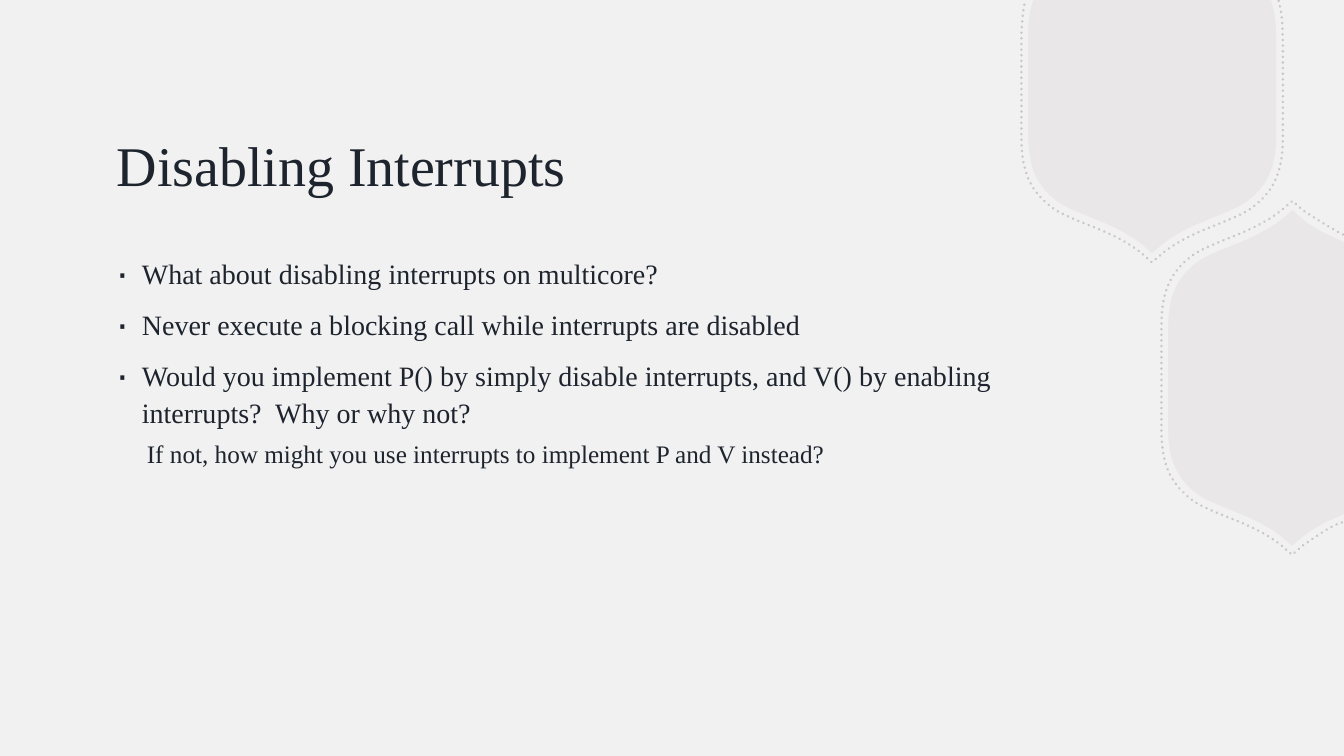
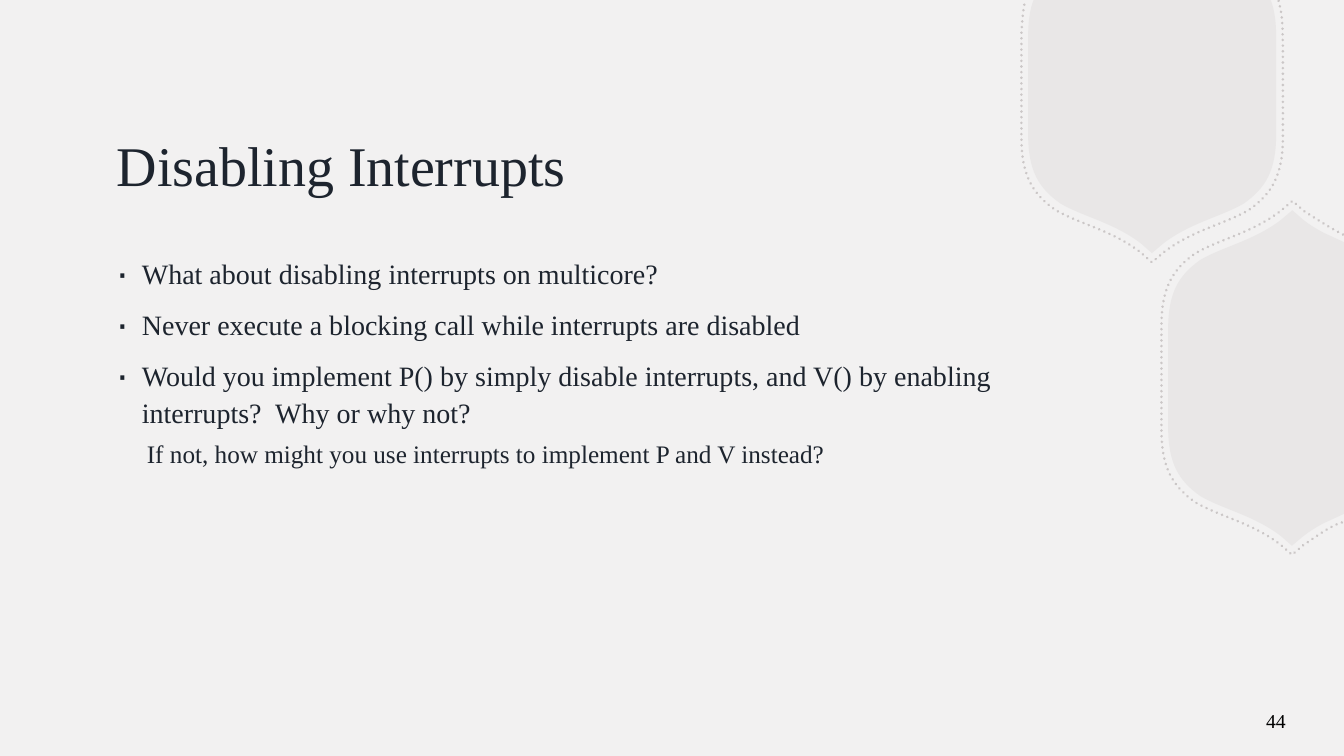
Before and after one commit to BillJr99/Ursinus-CS376, a slide deck: slide 44 of files/lectures/processes.pptx. Drawn at 1344x756 pixels with LibreOffice and Linux fonts; fonts in the diff are those of the drawing. Boxes give left, top, right and bottom in pixels: in the first picture for what was removed or moved away, otherwise in the second. Text is boxed around its words. In the diff, an @@ line names an element or a change of style, - is before the commit and + after.

```diff
--- a/files/lectures/processes.pptx
+++ b/files/lectures/processes.pptx
@@ page number added at [1266,715,1286,728], 14.1 pt, text #000000 @@
+44
```
Also in this commit, not shown: 1 other slide changed.
